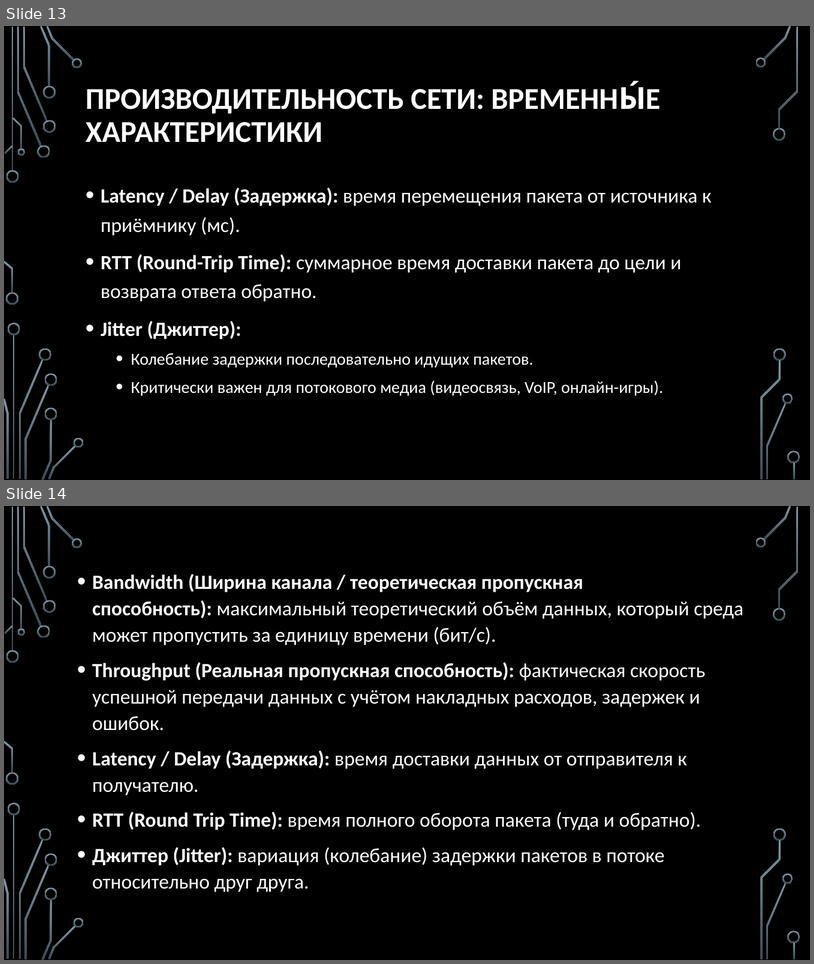
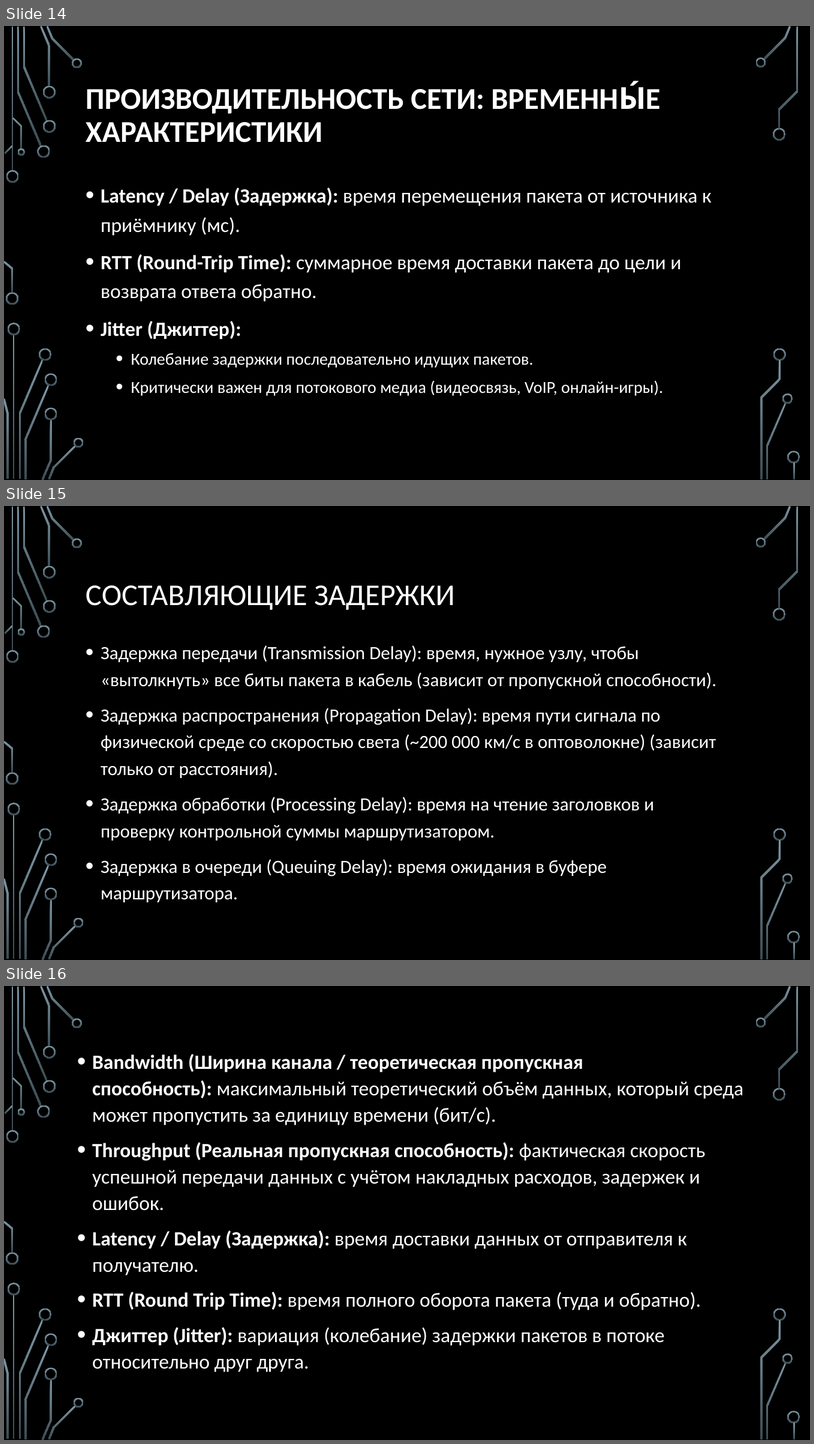
Before and after one commit to nhtgale/itn, a slide deck: 1.3 Architecture/1.3 Architecture.pptx. Shown one above the other, each under a label of ours: slides 13 and 14 before the commit, slides 14, 15 and 16 after it. The pictures are 814x964 and 814x1444 pixels, drawn with LibreOffice and Linux fonts; fonts in the diff are those of the drawing; background and template pictures are left out. Boxes give left, top, right and bottom in pixels: in the first picture for what was removed or moved away, otherwise in the second. Text is boxed around its words. In the diff, an @@ line names an element or a change of style, - is before the commit and + after.

```diff
--- a/1.3 Architecture/1.3 Architecture.pptx
+++ b/1.3 Architecture/1.3 Architecture.pptx
@@ slide 15 added at bbox=[4, 506, 810, 960], background picture (left out); not listed: 36 template elements that a slide beside it also shows @@
@@ title added at bbox=[86, 585, 455, 610], 36 pt, text #FFFFFF @@
+СОСТАВЛЯЮЩИЕ ЗАДЕРЖКИ
@@ text added at bbox=[101, 645, 717, 902], 22.2 pt, text #FFFFFF @@
+• Задержка передачи (Transmission Delay): время, нужное узлу, чтобы «вытолкнуть» все биты пакета в кабель (зависит от пропускной способности).
+• Задержка распространения (Propagation Delay): время пути сигнала по физической среде со скоростью света (~200 000 км/с в оптоволокне) (зависит только от расстояния).
+• Задержка обработки (Processing Delay): время на чтение заголовков и проверку контрольной суммы маршрутизатором.
+• Задержка в очереди (Queuing Delay): время ожидания в буфере маршрутизатора.
@@ what was slide 13 is now slide 14 @@
@@ what was slide 14 is now slide 16 @@
```
Also in this commit, not shown: 1 slide changed, 1 other slide added, 2 other files.
